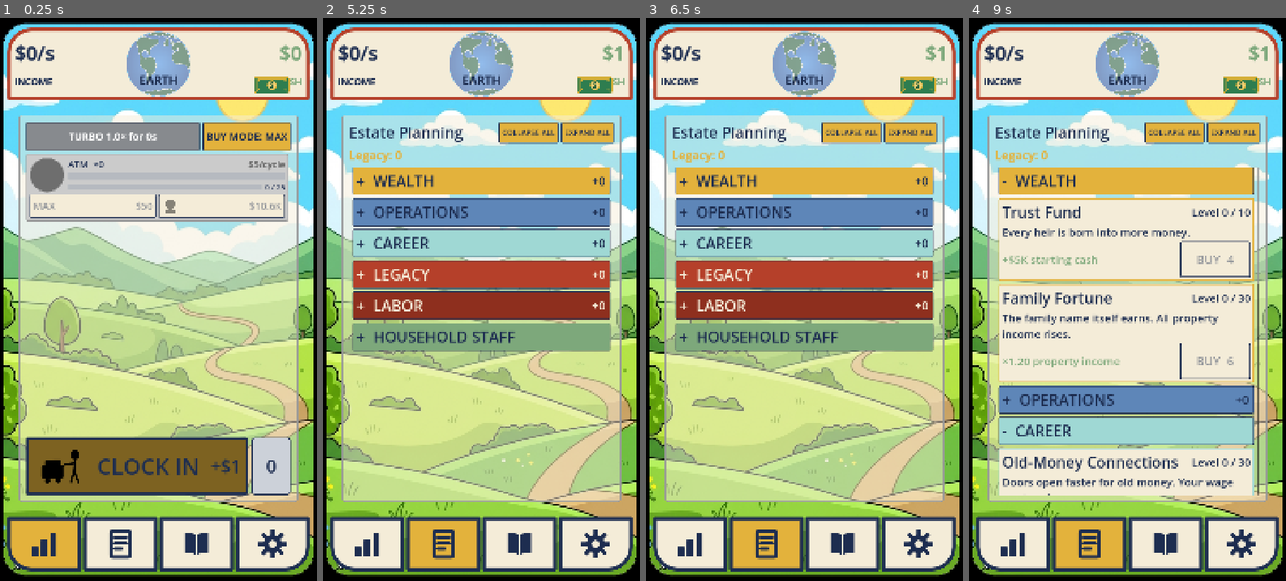
Above: before the commit, frames 1-4 (left to right).
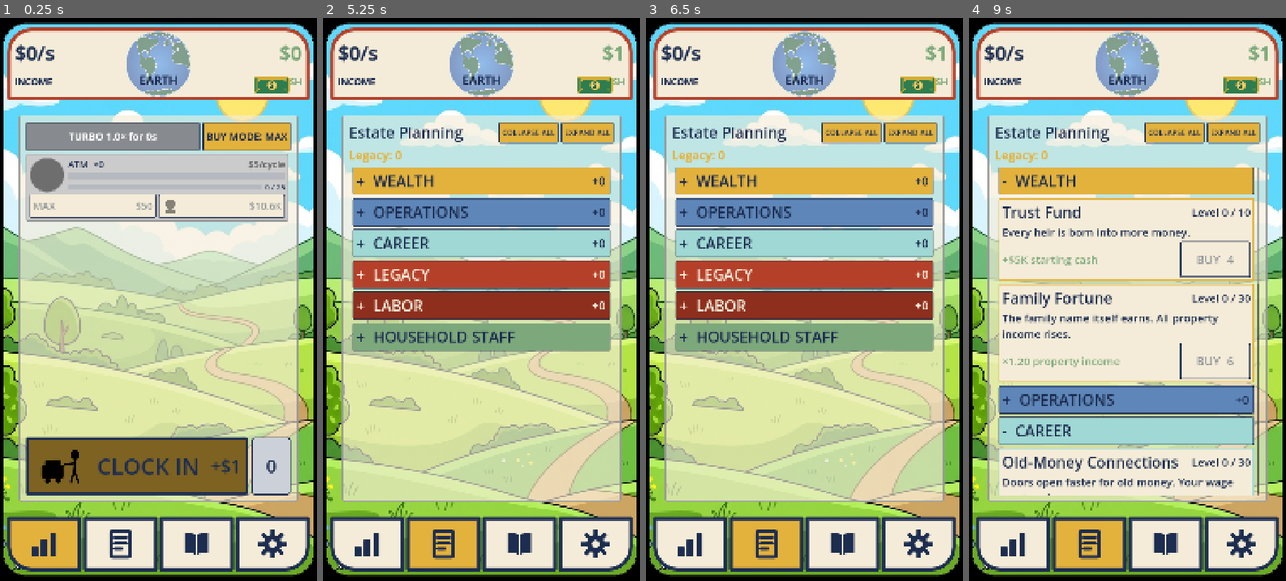
Above: after the commit, the same moments.

Repository: TimGoergen/american-tycoon
Game: Godot game, scene res://Main.tscn
The game is run twice, just before and just after one commit, with the same random seed, the same clock (stepped at 60 frames per second) and the same inputs.
Inputs (mouse positions are in pixels of both pictures, inside the frame that each line leads up to):
- Up to frame 1 (0.25 s): no input
- Up to frame 2 (5.25 s): click "BUY MODE: MAX" at 0.5 s; click "BUY MODE: ×1" at 1.25 s; click "BUY MODE: ×10" at 2 s; click "BUY MODE: ×100" at 2.75 s; click (459, 468) at 3.5 s; click (367, 541) at 4.27 s; click (443, 541) at 5.02 s
- Up to frame 3 (6.5 s): click "COLLAPSE ALL" at 5.75 s
- Up to frame 4 (9 s): click "EXPAND ALL" at 6.5 s; click "- WEALTH" at 7.25 s; click "+ WEALTH" at 8 s; click "- OPERATIONS" at 8.75 s

The runs differ from the first frame. In frame 1, 4.9% of the frame differs, in the area x 6-94%, y 37-86%; in frame 2, 4.8%; in frame 3, 4.8%; in frame 4, 0.8%.

Commit message:
UI: bump tab panel cream alpha 50% -> 65% (Tim)
Co-Authored-By: Claude Opus 4.8 <noreply@anthropic.com>
Claude-Session: https://claude.ai/code/session_01YGt1uUMG6RvKpKkyyiDnAD

Diff:
--- a/game/scripts/ui/UiPalette.gd
+++ b/game/scripts/ui/UiPalette.gd
@@ -152,12 +152,12 @@
 const TAB_PANEL_EDGE_MARGIN := 40
 
 
-## The standard per-tab content panel: a HALF-ALPHA cream plate with the gray outline the
+## The standard per-tab content panel: a translucent cream plate with the gray outline the
 ## settings tab established (3px border, 8px corners) and an inner content margin so nothing
-## crowds the outline. Translucent (50% alpha) so the epoch backdrop reads faintly through it.
+## crowds the outline. 65% alpha so the epoch backdrop reads faintly through it (Tim, 2026-06-28).
 static func make_tab_panel_style() -> StyleBoxFlat:
 	var style := StyleBoxFlat.new()
-	style.bg_color = Color(CREAM, 0.5)
+	style.bg_color = Color(CREAM, 0.65)
 	style.border_color = MID_GRAY
 	style.set_border_width_all(3)
 	style.set_corner_radius_all(8)
